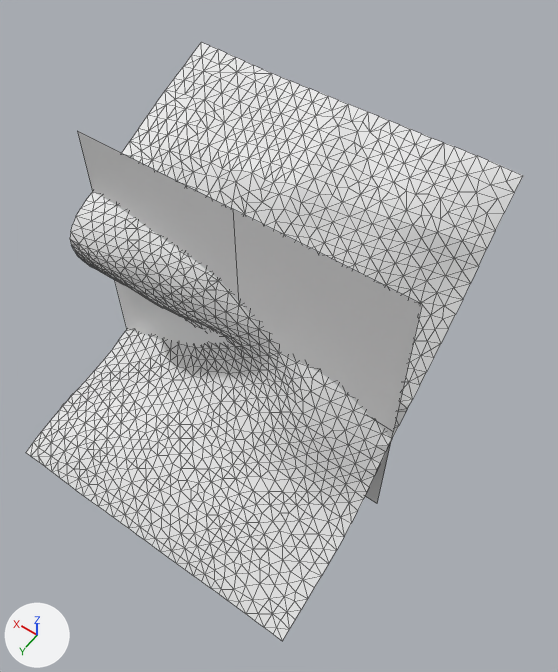
The Blender file DRBN_XR/Assets/DRBN_STEAMVR/Prefab/Infrastructure/impala_generalized.blend as it was, and as the next commit left it.
Rendered twice from a 50 mm lens placed at (-1.73, 2.06, 3.36), pointed at (-0.18, -0.12, -0.06). Every picture has the same lights, and +X, +Y and +Z are marked at lower left. The first picture is the older version. Mesh edges are drawn as thin lines.
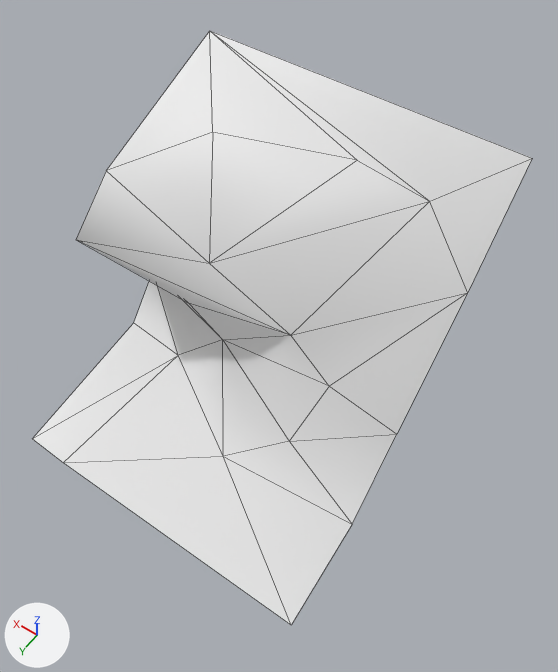
Changed parts and their boxes [x1, y1, x2, y2] in the pictures (558 x 672 px; the box of a moved part takes in the faces that stretch with it):
'Plane', mesh moved, shading changed, modifiers changed: before [26, 42, 523, 641]; after [33, 31, 532, 625]
'Plane.001', deleted: before [78, 131, 422, 503]
part 1 of me_plane, moved or reshaped: before [26, 42, 523, 641]; after [33, 31, 532, 625]
part 2 of me_plane, shading changed: before [26, 42, 523, 641]; after [33, 31, 532, 625]

The change, as a diff of the scene's bpy script:
```diff
--- a/DRBN_XR/Assets/DRBN_STEAMVR/Prefab/Infrastructure/impala_generalized.blend.py
+++ b/DRBN_XR/Assets/DRBN_STEAMVR/Prefab/Infrastructure/impala_generalized.blend.py
@@ me_plane @@
 # used by ob_plane; location = (0.0, 0.0, 0.0)
-me_plane.from_pydata(...)  # 1741 vertices, 3330 faces; spans x -1.0..1.0, y -1.0..1.0, z -0.99..0.89
+me_plane.from_pydata(...)  # 1741 vertices, 3330 faces; spans x -1.0..1.0, y -1.08..0.91, z -0.95..0.94
+# me_plane part 1: the whole mesh is moved by (0.0, -0.08, 0.04)
+# me_plane part 2: all faces are now shaded smooth (3330 of 3330 changed)
@@ ob_plane @@
 ob_plane.location = (0.0, 0.0, 0.0)
+_m = ob_plane.modifiers.new('Decimate', 'DECIMATE')
+_m.ratio = 0.01
@@ ob_plane_001 @@
-ob_plane_001 = bpy.data.objects.new('Plane.001', me_plane_001)
-ob_plane_001.location = (0.0, 0.0, 0.0)
```
